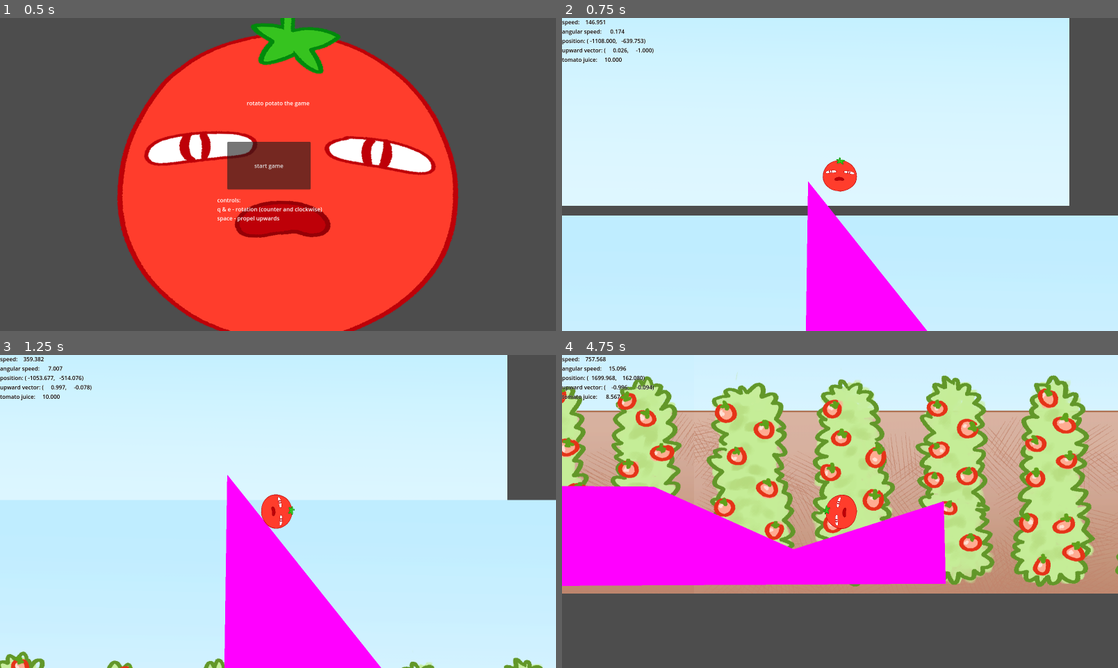
Above: before the commit, frames 1-4 (two rows, left to right).
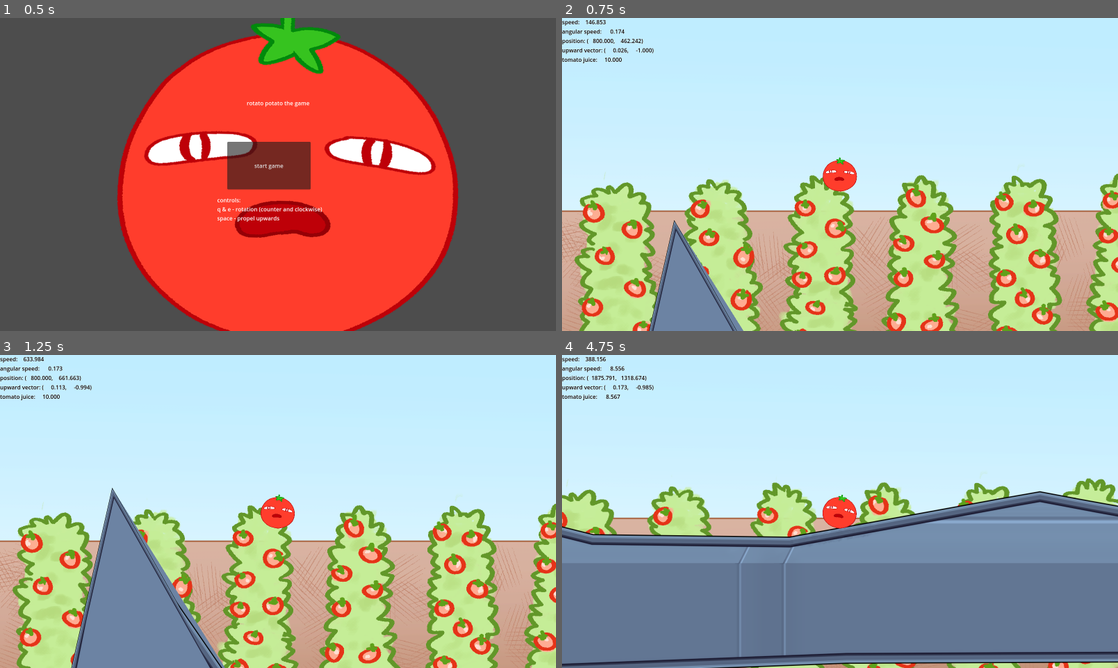
Above: after the commit, the same moments.

Repository: DazyLude/DokiJam2025
Game: Godot game, scene res://scenes/menu.tscn
The game is run twice, just before and just after one commit, with the same random seed, the same clock (stepped at 60 frames per second) and the same inputs.
Inputs (mouse positions are in pixels of both pictures, inside the frame that each line leads up to):
- Up to frame 1 (0.5 s): no input
- Up to frame 2 (0.75 s): click "start game" at 0.5 s
- Up to frame 3 (1.25 s): no input
- Up to frame 4 (4.75 s): tap Enter at 1.25 s; move the mouse to (962, 495) at 1.27 s; hold Space (fly) 1.28-2 s; click (962, 495) at 1.42 s; drag from (728, 527) to (812, 574) at 2.02 s; move the mouse to (895, 442) at 2.77 s; hold E (roll_cw) 2.78-3.5 s; click (895, 442) at 2.92 s; drag from (812, 574) to (673, 464) at 3.52 s; move the mouse to (1006, 558) at 4.27 s; hold Shift from 4.28 s (still down); click (1006, 558) at 4.42 s

Frame 1 is identical in both runs. In frame 2, 49% of the frame differs, in the area x 0-100%, y 0-100%; in frame 3, 51%; in frame 4, 86%.

Commit message:
parallax and viewport fixes

Diff:
--- a/scenes/game.tscn
+++ b/scenes/game.tscn
@@ -9,183 +9,288 @@
 [ext_resource type="Script" uid="uid://c3pfvvd84y3xr" path="res://addons/rmsmartshape/shapes/point.gd" id="6_dinhu"]
 [ext_resource type="Script" uid="uid://iui5xsr0lcv6" path="res://addons/rmsmartshape/shapes/point_array.gd" id="7_kvuet"]
 [ext_resource type="Script" uid="uid://cg2cweddrk5r5" path="res://addons/rmsmartshape/materials/edge_material_metadata.gd" id="8_trtic"]
+[ext_resource type="Script" uid="uid://dscgsc3i8npqr" path="res://addons/rmsmartshape/materials/edge_material.gd" id="9_ca42v"]
 [ext_resource type="Script" uid="uid://d1qxh2axj257u" path="res://addons/rmsmartshape/materials/shape_material.gd" id="9_ir15t"]
+[ext_resource type="Texture2D" uid="uid://b3aqa3bj1osvp" path="res://examples/sharp_corner_tapering/assets/tex_metal_edge.png" id="10_rysoc"]
 [ext_resource type="PackedScene" uid="uid://bb3q6mj02qh6c" path="res://scenes/UI/hud.tscn" id="11_kvpfn"]
+[ext_resource type="Script" uid="uid://bmgnl023mtogs" path="res://addons/rmsmartshape/normal_range.gd" id="11_ssvqc"]
+[ext_resource type="Texture2D" uid="uid://bj658oli0klj3" path="res://examples/sharp_corner_tapering/assets/tex_metal_fill.png" id="12_264po"]
+
+[sub_resource type="Resource" id="Resource_ir15t"]
+script = ExtResource("5_kvpfn")
+texture_idx = 0
+flip = false
+width = 1.0
 
 [sub_resource type="Resource" id="Resource_ca42v"]
-script = ExtResource("5_kvpfn")
-texture_idx = 0
-flip = false
-width = 1.0
+script = ExtResource("6_dinhu")
+position = Vector2(207.412, 177.691)
+point_in = Vector2(0, 0)
+point_out = Vector2(0, 0)
+properties = SubResource("Resource_ir15t")
 
 [sub_resource type="Resource" id="Resource_rysoc"]
+script = ExtResource("5_kvpfn")
+texture_idx = 0
+flip = false
+width = 1.0
+
+[sub_resource type="Resource" id="Resource_ssvqc"]
+script = ExtResource("6_dinhu")
+position = Vector2(702.413, 87.691)
+point_in = Vector2(0, 0)
+point_out = Vector2(0, 0)
+properties = SubResource("Resource_rysoc")
+
+[sub_resource type="Resource" id="Resource_264po"]
+script = ExtResource("5_kvpfn")
+texture_idx = 0
+flip = false
+width = 1.0
+
+[sub_resource type="Resource" id="Resource_1kice"]
+script = ExtResource("6_dinhu")
+position = Vector2(1164.41, 90.6911)
+point_in = Vector2(0, 0)
+point_out = Vector2(0, 0)
+properties = SubResource("Resource_264po")
+
+[sub_resource type="Resource" id="Resource_5newe"]
+script = ExtResource("5_kvpfn")
+texture_idx = 0
+flip = false
+width = 1.0
+
+[sub_resource type="Resource" id="Resource_37s47"]
+script = ExtResource("6_dinhu")
+position = Vector2(1479.17, 188.163)
+point_in = Vector2(0, 0)
+point_out = Vector2(0, 0)
+properties = SubResource("Resource_5newe")
+
+[sub_resource type="Resource" id="Resource_bt5mj"]
+script = ExtResource("5_kvpfn")
+texture_idx = 0
+flip = false
+width = 1.0
+
+[sub_resource type="Resource" id="Resource_e1j6l"]
+script = ExtResource("6_dinhu")
+position = Vector2(5859.66, 563.029)
+point_in = Vector2(0, 0)
+point_out = Vector2(0, 0)
+properties = SubResource("Resource_bt5mj")
+
+[sub_resource type="Resource" id="Resource_qnb83"]
+script = ExtResource("5_kvpfn")
+texture_idx = 0
+flip = false
+width = 1.0
+
+[sub_resource type="Resource" id="Resource_sww3w"]
+script = ExtResource("6_dinhu")
+position = Vector2(-1458.59, 584.097)
+point_in = Vector2(0, 0)
+point_out = Vector2(0, 0)
+properties = SubResource("Resource_qnb83")
+
+[sub_resource type="Resource" id="Resource_suyxu"]
+script = ExtResource("5_kvpfn")
+texture_idx = 0
+flip = false
+width = 1.0
+
+[sub_resource type="Resource" id="Resource_sgl2t"]
+script = ExtResource("6_dinhu")
+position = Vector2(-1199.88, -620.25)
+point_in = Vector2(0, 0)
+point_out = Vector2(0, 0)
+properties = SubResource("Resource_suyxu")
+
+[sub_resource type="Resource" id="Resource_qouja"]
+script = ExtResource("5_kvpfn")
+texture_idx = 0
+flip = false
+width = 1.0
+
+[sub_resource type="Resource" id="Resource_wljb1"]
+script = ExtResource("6_dinhu")
+position = Vector2(-771.032, 62.6509)
+point_in = Vector2(0, 0)
+point_out = Vector2(0, 0)
+properties = SubResource("Resource_qouja")
+
+[sub_resource type="Resource" id="Resource_v2yb1"]
+script = ExtResource("5_kvpfn")
+texture_idx = -2
+flip = false
+width = 1.0
+
+[sub_resource type="Resource" id="Resource_js0lu"]
+script = ExtResource("6_dinhu")
+position = Vector2(-357.32, 170.418)
+point_in = Vector2(0, 0)
+point_out = Vector2(0, 0)
+properties = SubResource("Resource_v2yb1")
+
+[sub_resource type="Resource" id="Resource_gxtfn"]
+script = ExtResource("5_kvpfn")
+texture_idx = 0
+flip = false
+width = 1.0
+
+[sub_resource type="Resource" id="Resource_twgab"]
 script = ExtResource("6_dinhu")
 position = Vector2(207.412, 177.691)
 point_in = Vector2(0, 0)
 point_out = Vector2(0, 0)
-properties = SubResource("Resource_ca42v")
-
-[sub_resource type="Resource" id="Resource_ssvqc"]
-script = ExtResource("5_kvpfn")
-texture_idx = 0
-flip = false
-width = 1.0
-
-[sub_resource type="Resource" id="Resource_264po"]
-script = ExtResource("6_dinhu")
-position = Vector2(702.413, 87.691)
-point_in = Vector2(0, 0)
-point_out = Vector2(0, 0)
-properties = SubResource("Resource_ssvqc")
-
-[sub_resource type="Resource" id="Resource_1kice"]
-script = ExtResource("5_kvpfn")
-texture_idx = 0
-flip = false
-width = 1.0
-
-[sub_resource type="Resource" id="Resource_5newe"]
-script = ExtResource("6_dinhu")
-position = Vector2(1164.41, 90.6911)
-point_in = Vector2(0, 0)
-point_out = Vector2(0, 0)
-properties = SubResource("Resource_1kice")
-
-[sub_resource type="Resource" id="Resource_37s47"]
-script = ExtResource("5_kvpfn")
-texture_idx = 0
-flip = false
-width = 1.0
-
-[sub_resource type="Resource" id="Resource_bt5mj"]
-script = ExtResource("6_dinhu")
-position = Vector2(1566.41, 270.691)
-point_in = Vector2(0, 0)
-point_out = Vector2(0, 0)
-properties = SubResource("Resource_37s47")
-
-[sub_resource type="Resource" id="Resource_e1j6l"]
-script = ExtResource("5_kvpfn")
-texture_idx = 0
-flip = false
-width = 1.0
+properties = SubResource("Resource_gxtfn")
+
+[sub_resource type="Resource" id="Resource_02fa5"]
+script = ExtResource("5_kvpfn")
+texture_idx = 0
+flip = false
+width = 1.0
+
+[sub_resource type="Resource" id="Resource_nepv3"]
+script = ExtResource("6_dinhu")
+position = Vector2(928.145, 47.1207)
+point_in = Vector2(0, 0)
+point_out = Vector2(0, 0)
+properties = SubResource("Resource_02fa5")
+
+[sub_resource type="Resource" id="Resource_05nbr"]
+script = ExtResource("5_kvpfn")
+texture_idx = 0
+flip = false
+width = 1.0
+
+[sub_resource type="Resource" id="Resource_0sl42"]
+script = ExtResource("6_dinhu")
+position = Vector2(1735.89, 190.956)
+point_in = Vector2(0, 0)
+point_out = Vector2(0, 0)
+properties = SubResource("Resource_05nbr")
+
+[sub_resource type="Resource" id="Resource_h3rex"]
+script = ExtResource("5_kvpfn")
+texture_idx = 0
+flip = false
+width = 1.0
+
+[sub_resource type="Resource" id="Resource_fedci"]
+script = ExtResource("6_dinhu")
+position = Vector2(1929.24, 65.9843)
+point_in = Vector2(0, 0)
+point_out = Vector2(0, 0)
+properties = SubResource("Resource_h3rex")
+
+[sub_resource type="Resource" id="Resource_rm0al"]
+script = ExtResource("5_kvpfn")
+texture_idx = 0
+flip = false
+width = 1.0
+
+[sub_resource type="Resource" id="Resource_i4re6"]
+script = ExtResource("6_dinhu")
+position = Vector2(5579.45, 129.717)
+point_in = Vector2(0, 0)
+point_out = Vector2(0, 0)
+properties = SubResource("Resource_rm0al")
 
 [sub_resource type="Resource" id="Resource_pl11u"]
-script = ExtResource("6_dinhu")
-position = Vector2(1998.41, 132.691)
-point_in = Vector2(0, 0)
-point_out = Vector2(0, 0)
-properties = SubResource("Resource_e1j6l")
+script = ExtResource("5_kvpfn")
+texture_idx = 0
+flip = false
+width = 1.0
 
 [sub_resource type="Resource" id="Resource_bhx41"]
-script = ExtResource("5_kvpfn")
-texture_idx = 0
-flip = false
-width = 1.0
-
-[sub_resource type="Resource" id="Resource_qnb83"]
-script = ExtResource("6_dinhu")
-position = Vector2(2004.41, 369.691)
-point_in = Vector2(0, 0)
-point_out = Vector2(0, 0)
-properties = SubResource("Resource_bhx41")
-
-[sub_resource type="Resource" id="Resource_sww3w"]
-script = ExtResource("5_kvpfn")
-texture_idx = 0
-flip = false
-width = 1.0
-
-[sub_resource type="Resource" id="Resource_suyxu"]
-script = ExtResource("6_dinhu")
-position = Vector2(-1214.59, 387.691)
-point_in = Vector2(0, 0)
-point_out = Vector2(0, 0)
-properties = SubResource("Resource_sww3w")
-
-[sub_resource type="Resource" id="Resource_sgl2t"]
-script = ExtResource("5_kvpfn")
-texture_idx = 0
-flip = false
-width = 1.0
-
-[sub_resource type="Resource" id="Resource_qouja"]
-script = ExtResource("6_dinhu")
-position = Vector2(-1199.88, -620.25)
-point_in = Vector2(0, 0)
-point_out = Vector2(0, 0)
-properties = SubResource("Resource_sgl2t")
-
-[sub_resource type="Resource" id="Resource_wljb1"]
-script = ExtResource("5_kvpfn")
-texture_idx = 0
-flip = false
-width = 1.0
-
-[sub_resource type="Resource" id="Resource_v2yb1"]
-script = ExtResource("6_dinhu")
-position = Vector2(-728.589, -29.3091)
-point_in = Vector2(0, 0)
-point_out = Vector2(0, 0)
-properties = SubResource("Resource_wljb1")
-
-[sub_resource type="Resource" id="Resource_js0lu"]
-script = ExtResource("5_kvpfn")
-texture_idx = -2
-flip = false
-width = 1.0
-
-[sub_resource type="Resource" id="Resource_gxtfn"]
-script = ExtResource("6_dinhu")
-position = Vector2(-95.5881, 132.691)
-point_in = Vector2(0, 0)
-point_out = Vector2(0, 0)
-properties = SubResource("Resource_js0lu")
-
-[sub_resource type="Resource" id="Resource_twgab"]
-script = ExtResource("5_kvpfn")
-texture_idx = 0
-flip = false
-width = 1.0
-
-[sub_resource type="Resource" id="Resource_02fa5"]
-script = ExtResource("6_dinhu")
-position = Vector2(207.412, 177.691)
-point_in = Vector2(0, 0)
-point_out = Vector2(0, 0)
-properties = SubResource("Resource_twgab")
-
-[sub_resource type="Resource" id="Resource_nepv3"]
+script = ExtResource("6_dinhu")
+position = Vector2(2650.87, 529.499)
+point_in = Vector2(0, 0)
+point_out = Vector2(0, 0)
+properties = SubResource("Resource_pl11u")
+
+[sub_resource type="Resource" id="Resource_oaba0"]
+script = ExtResource("5_kvpfn")
+texture_idx = 0
+flip = false
+width = 1.0
+
+[sub_resource type="Resource" id="Resource_458eo"]
+script = ExtResource("6_dinhu")
+position = Vector2(370.758, 539.838)
+point_in = Vector2(0, 0)
+point_out = Vector2(0, 0)
+properties = SubResource("Resource_oaba0")
+
+[sub_resource type="Resource" id="Resource_8qswn"]
 script = ExtResource("7_kvuet")
 _points = {
-0: SubResource("Resource_rysoc"),
-1: SubResource("Resource_264po"),
-2: SubResource("Resource_5newe"),
-3: SubResource("Resource_bt5mj"),
-4: SubResource("Resource_pl11u"),
-5: SubResource("Resource_qnb83"),
-6: SubResource("Resource_suyxu"),
-7: SubResource("Resource_qouja"),
-8: SubResource("Resource_v2yb1"),
-9: SubResource("Resource_gxtfn"),
-10: SubResource("Resource_02fa5")
+0: SubResource("Resource_ca42v"),
+1: SubResource("Resource_ssvqc"),
+2: SubResource("Resource_1kice"),
+3: SubResource("Resource_37s47"),
+4: SubResource("Resource_e1j6l"),
+6: SubResource("Resource_sww3w"),
+7: SubResource("Resource_sgl2t"),
+8: SubResource("Resource_wljb1"),
+9: SubResource("Resource_js0lu"),
+10: SubResource("Resource_twgab"),
+12: SubResource("Resource_nepv3"),
+13: SubResource("Resource_0sl42"),
+15: SubResource("Resource_fedci"),
+17: SubResource("Resource_i4re6"),
+18: SubResource("Resource_bhx41"),
+19: SubResource("Resource_458eo")
 }
-_point_order = PackedInt32Array(0, 1, 2, 3, 4, 5, 6, 7, 8, 9, 10)
+_point_order = PackedInt32Array(0, 1, 12, 2, 3, 13, 15, 17, 4, 18, 19, 6, 7, 8, 9, 10)
 _constraints = {
 Vector2i(0, 10): 15
 }
-_next_key = 11
+_next_key = 20
 _material_overrides = {}
 tessellation_stages = 3
 tessellation_tolerance = 6.0
 curve_bake_interval = 20.0
 
-[sub_resource type="PlaceholderTexture2D" id="PlaceholderTexture2D_7025r"]
+[sub_resource type="Resource" id="Resource_7025r"]
+script = ExtResource("9_ca42v")
+textures = Array[Texture2D]([ExtResource("10_rysoc")])
+textures_corner_outer = Array[Texture2D]([])
+textures_corner_inner = Array[Texture2D]([])
+textures_taper_left = Array[Texture2D]([])
+textures_taper_right = Array[Texture2D]([])
+textures_taper_corner_left = Array[Texture2D]([])
+textures_taper_corner_right = Array[Texture2D]([])
+randomize_texture = false
+use_corner_texture = true
+use_taper_texture = true
+fit_mode = 1
+metadata/_custom_type_script = "uid://dscgsc3i8npqr"
+
+[sub_resource type="Resource" id="Resource_8ool0"]
+script = ExtResource("11_ssvqc")
+begin = 0.0
+distance = 360.0
+edgeRendering = Vector2(0, 0)
+
+[sub_resource type="Resource" id="Resource_pr1ej"]
+script = ExtResource("8_trtic")
+edge_material = SubResource("Resource_7025r")
+normal_range = SubResource("Resource_8ool0")
+weld = true
+taper_sharp_corners = false
+render = true
+z_index = 0
+z_as_relative = true
+offset = 0.0
+metadata/_custom_type_script = "uid://cg2cweddrk5r5"
 
 [sub_resource type="Resource" id="Resource_m4url"]
 script = ExtResource("9_ir15t")
-_edge_meta_materials = Array[ExtResource("8_trtic")]([])
-fill_textures = Array[Texture2D]([SubResource("PlaceholderTexture2D_7025r")])
+_edge_meta_materials = Array[ExtResource("8_trtic")]([SubResource("Resource_pr1ej")])
+fill_textures = Array[Texture2D]([ExtResource("12_264po")])
 fill_texture_z_index = -10
 fill_texture_show_behind_parent = false
 fill_texture_scale = 1.0
@@ -208,20 +313,22 @@
 
 [node name="Sprite2D" type="Sprite2D" parent="Parallax2D/Skybox"]
 texture = ExtResource("1_lnu2h")
+centered = false
 
 [node name="Backdrop" type="ParallaxLayer" parent="Parallax2D"]
-motion_scale = Vector2(0.2, 0.2)
-motion_offset = Vector2(0, -200)
+motion_scale = Vector2(-0.9, -0.9)
 motion_mirroring = Vector2(2920, 0)
 
 [node name="Sprite2D" type="Sprite2D" parent="Parallax2D/Backdrop"]
 texture = ExtResource("1_yqjtg")
+centered = false
 
 [node name="Terrain" type="Node" parent="."]
 
 [node name="SS2D_Shape" type="Node2D" parent="Terrain"]
+position = Vector2(1523, 1215)
 script = ExtResource("4_vtaks")
-_points = SubResource("Resource_nepv3")
+_points = SubResource("Resource_8qswn")
 shape_material = SubResource("Resource_m4url")
 collision_update_mode = 2
 collision_polygon_node_path = NodePath("../StaticBody2D/CollisionShape2D")
@@ -230,10 +337,10 @@
 [node name="StaticBody2D" type="StaticBody2D" parent="Terrain"]
 
 [node name="CollisionShape2D" type="CollisionPolygon2D" parent="Terrain/StaticBody2D"]
-polygon = PackedVector2Array(207.412, 177.691, 702.413, 87.691, 1164.41, 90.6911, 1566.41, 270.691, 1998.41, 132.691, 2004.41, 369.691, -1214.59, 387.691, -1199.88, -620.25, -728.589, -29.3091, -95.5881, 132.691, 207.412, 177.691)
+polygon = PackedVector2Array(1730.41, 1392.69, 2225.41, 1302.69, 2451.14, 1262.12, 2687.41, 1305.69, 3002.17, 1403.16, 3258.89, 1405.96, 3452.24, 1280.98, 7102.45, 1344.72, 7382.66, 1778.03, 4173.87, 1744.5, 1893.76, 1754.84, 64.4098, 1799.1, 323.124, 594.75, 751.968, 1277.65, 1165.68, 1385.42, 1730.41, 1392.69)
 
 [node name="Player" parent="." instance=ExtResource("2_lnu2h")]
-position = Vector2(-1108, -652)
+position = Vector2(800, 450)
 inertia = 1000.0
 angular_velocity = 0.174533
 
--- a/scenes/player/player.tscn
+++ b/scenes/player/player.tscn
@@ -17,7 +17,7 @@
 inertia = 500.0
 continuous_cd = 2
 linear_damp_mode = 1
-linear_damp = 0.005
+linear_damp = 0.015
 angular_damp_mode = 1
 angular_damp = 0.015
 script = ExtResource("1_dovo2")
Not shown: 1 places in scenes/game.tscn that only renumber resources
